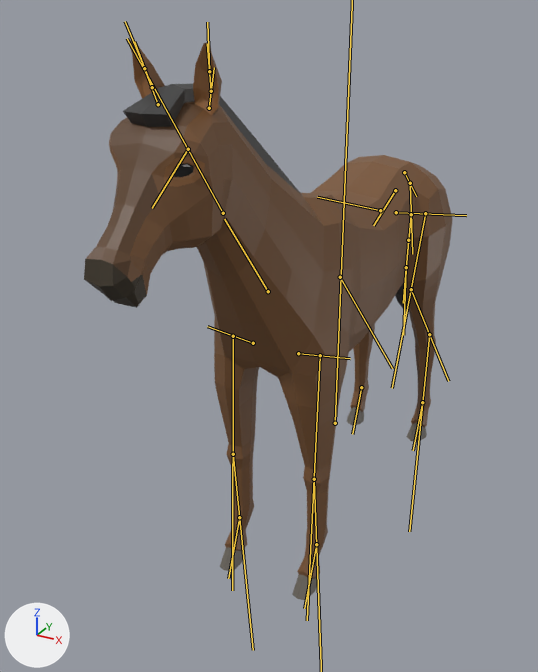
Renders of the glTF model public/dunia-hewan/models/horse.glb from each side of a commit.
The view is the same before and after, from a camera (50 mm lens) standing at (1.17, -2.76, 2.13) and looking at (-0.23, -0.22, 0.86). Lighting does not change. The marker at lower left points along +X, +Y and +Z. The older version comes first. The bones that change are drawn over the model as lines.
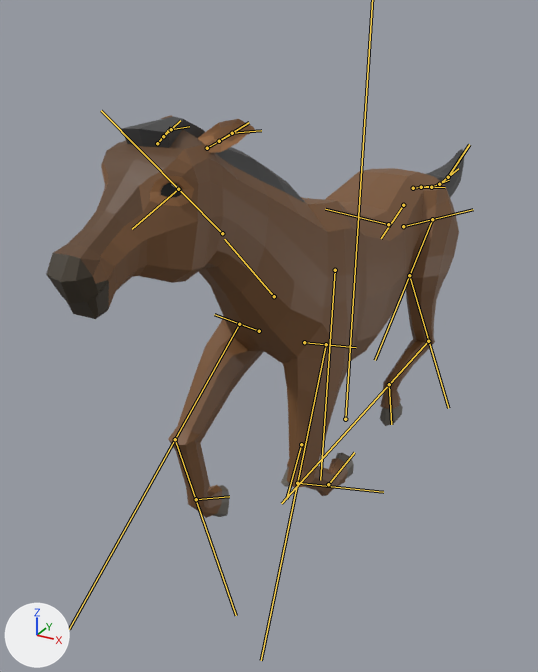
The newer file adds an action. The first version stands in its rest pose; the second is drawn at frame 5 of the action 'Gallop'.

What the commit changed:
Bone 'Body' (bone_body) moves from (0.0, 0.0, 0.0) to (0.05, -0.02, -0.16).
Bone 'Body' (bone_body) turns from (0, 0, 0) to (-2, -1, 0) degrees about its own x, y and z.
Bone 'Back' (bone_back) moves from (0.0, 0.0, 0.0) to (0.0, 0.2, 0.03).
Bone 'Neck1' (bone_neck1) turns from (0, 0, 0) to (-9, 0, 0) degrees about its own x, y and z.
Bone 'Neck3' (bone_neck3) turns from (0, 0, 0) to (-5, 0, 0) degrees about its own x, y and z.
Bone 'Head' (bone_head) turns from (0, 0, 0) to (31, 0, 1) degrees about its own x, y and z.
Bone 'Ear2L' (bone_ear2l) turns from (0, 0, 0) to (-6, 35, 58) degrees about its own x, y and z.
Bone 'Ear3L' (bone_ear3l) turns from (0, 0, 0) to (-5, -1, 11) degrees about its own x, y and z.
Bone 'Ear4L' (bone_ear4l) turns from (0, 0, 0) to (-12, -1, 14) degrees about its own x, y and z.
Bone 'Ear2R' (bone_ear2r) turns from (0, 0, 0) to (-6, -35, -58) degrees about its own x, y and z.
Bone 'Ear3R' (bone_ear3r) turns from (0, 0, 0) to (-8, 2, -13) degrees about its own x, y and z.
Bone 'Ear4R' (bone_ear4r) turns from (0, 0, 0) to (-10, 1, -12) degrees about its own x, y and z.
Bone 'FrontShoulderL' (bone_frontshoulderl) moves from (0.0, 0.0, 0.0) to (-0.15, 0.02, -0.01).
Bone 'FrontUpperLegL' (bone_frontupperlegl) turns from (0, 0, 0) to (-17, -1, 1) degrees about its own x, y and z.
Bone 'FrontLowerLegL' (bone_frontlowerlegl) turns from (0, 0, 0) to (-69, 0, 0) degrees about its own x, y and z.
Bone 'FrontShoulderR' (bone_frontshoulderr) moves from (0.0, 0.0, 0.0) to (0.15, 0.02, -0.02).
Bone 'FrontUpperLegR' (bone_frontupperlegr) turns from (0, 0, 0) to (-53, -1, 1) degrees about its own x, y and z.
Bone 'FrontLowerLegR' (bone_frontlowerlegr) turns from (0, 0, 0) to (-67, 0, 0) degrees about its own x, y and z.
Bone 'BackShoulderL' (bone_backshoulderl) turns from (0, 0, 0) to (-6, -34, 19) degrees about its own x, y and z.
Bone 'BackLegL' (bone_backlegl) turns from (0, 0, 0) to (-3, -5, 9) degrees about its own x, y and z.
Bone 'BackUpperLegL' (bone_backupperlegl) turns from (0, 0, 0) to (29, 3, 8) degrees about its own x, y and z.
Bone 'BackLowerLegL' (bone_backlowerlegl) turns from (0, 0, 0) to (67, 3, 0) degrees about its own x, y and z.
Bone 'BackShoulderR' (bone_backshoulderr) turns from (0, 0, 0) to (2, 38, -1) degrees about its own x, y and z.
Bone 'BackUpperLegR' (bone_backupperlegr) turns from (0, 0, 0) to (-1, 0, 0) degrees about its own x, y and z.
Bone 'Tail2' (bone_tail2) turns from (0, 0, 0) to (30, 0, 0) degrees about its own x, y and z.
Bone 'Tail3' (bone_tail3) turns from (0, 0, 0) to (33, 0, 0) degrees about its own x, y and z.
Bone 'Tail4' (bone_tail4) turns from (0, 0, 0) to (30, 0, 0) degrees about its own x, y and z.
Bone 'Tail5' (bone_tail5) turns from (0, 0, 0) to (5, 0, 0) degrees about its own x, y and z.
Bone 'Tail6' (bone_tail6) turns from (0, 0, 0) to (6, 0, 0) degrees about its own x, y and z.
Bone 'IKBackLegL' (bone_ikbacklegl) moves from (0.0, 0.0, 0.0) to (0.0, -0.32, -1.6).
Bone 'IKBackLegL' (bone_ikbacklegl) turns from (0, 0, 0) to (39, 0, 0) degrees about its own x, y and z.
Bone 'IKFrontLegL' (bone_ikfrontlegl) moves from (0.0, 0.0, 0.0) to (0.0, -0.58, 0.02).
Bone 'IKFrontLegL' (bone_ikfrontlegl) turns from (0, 0, 0) to (111, 0, 0) degrees about its own x, y and z.
Bone 'IKBackLegR' (bone_ikbacklegr) moves from (0.0, 0.0, 0.0) to (0.0, 0.57, -1.68).
Bone 'IKBackLegR' (bone_ikbacklegr) turns from (0, 0, 0) to (-14, 0, 0) degrees about its own x, y and z.
Bone 'IKFrontLegR' (bone_ikfrontlegr) moves from (0.0, 0.0, 0.0) to (0.0, -0.36, -0.91).
Bone 'IKFrontLegR' (bone_ikfrontlegr) turns from (0, 0, 0) to (81, 0, 0) degrees about its own x, y and z.

Pixel boxes [x1, y1, x2, y2] of what changed, in the pictures (538 x 672 px):
'Cube', posed (6% wider, 25% shorter): before [109, 40, 453, 579]; after [93, 115, 459, 518]
'Cube_1', posed (29% wider, 15% shorter): before [86, 103, 204, 277]; after [53, 129, 205, 276]
'Cube_4', posed (20% wider, 62% shorter): before [123, 84, 408, 312]; after [121, 116, 464, 203]
'Cube_2', posed (41% wider, 40% shorter): before [111, 41, 219, 187]; after [102, 119, 255, 206]
'Cube_5', posed (34% taller): before [84, 259, 147, 308]; after [46, 253, 109, 319]
'Cube_3', posed (8% narrower, 41% shorter): before [220, 407, 427, 600]; after [213, 404, 403, 517]
bone 'Back', root to tip: before (395, 190) to (373, 225); after (403, 205) to (381, 238)
bone 'Neck1', root to tip: before (268, 291) to (224, 219); after (274, 296) to (224, 239)
bone 'Neck3', root to tip: before (223, 213) to (127, 38); after (222, 233) to (101, 110)
bone 'Head', root to tip: before (188, 149) to (152, 208); after (178, 189) to (132, 229)
bone 'Ear2L', root to tip: before (209, 108) to (214, 67); after (207, 148) to (235, 132)
bone 'Ear3L', root to tip: before (211, 91) to (207, 43); after (219, 141) to (249, 122)
bone 'Ear4L', root to tip: before (209, 71) to (207, 22); after (232, 133) to (261, 130)
bone 'Ear2R', root to tip: before (158, 104) to (143, 65); after (157, 143) to (171, 127)
bone 'Ear3R', root to tip: before (152, 87) to (134, 41); after (163, 136) to (180, 120)
bone 'Ear4R', root to tip: before (144, 68) to (125, 21); after (171, 129) to (189, 126)
bone 'FrontShoulderL', root to tip: before (298, 353) to (350, 358); after (304, 342) to (356, 347)
bone 'FrontUpperLegL', root to tip: before (320, 355) to (307, 620); after (326, 344) to (261, 660)
bone 'FrontShoulderR', root to tip: before (253, 343) to (207, 326); after (259, 331) to (214, 314)
bone 'FrontUpperLegR', root to tip: before (233, 336) to (232, 590); after (239, 324) to (69, 629)
bone 'FrontLowerLegR', root to tip: before (233, 454) to (253, 650); after (175, 439) to (236, 615)
bone 'BackShoulderL', root to tip: before (396, 212) to (466, 215); after (403, 226) to (473, 209)
bone 'BackLegL', root to tip: before (425, 213) to (392, 388); after (432, 219) to (375, 360)
bone 'BackUpperLegL', root to tip: before (411, 289) to (448, 381); after (409, 275) to (448, 408)
bone 'BackLowerLegL', root to tip: before (429, 334) to (409, 531); after (428, 341) to (281, 503)
bone 'BackShoulderR', root to tip: before (380, 210) to (317, 197); after (388, 224) to (325, 209)
bone 'BackUpperLegR', root to tip: before (340, 277) to (392, 368); after (335, 270) to (320, 480)
bone 'Tail2', root to tip: before (404, 172) to (416, 196); after (413, 188) to (430, 186)
bone 'Tail3', root to tip: before (410, 183) to (412, 254); after (421, 187) to (445, 187)
bone 'Tail4', root to tip: before (411, 214) to (405, 273); after (431, 187) to (449, 180)
bone 'Tail5', root to tip: before (408, 240) to (403, 303); after (439, 184) to (458, 168)
bone 'Tail6', root to tip: before (406, 267) to (403, 335); after (448, 177) to (469, 144)
bone 'IKBackLegL', root to tip: before (422, 402) to (413, 450); after (389, 384) to (391, 424)
bone 'IKFrontLegL', root to tip: before (316, 544) to (304, 608); after (328, 484) to (354, 452)
bone 'IKBackLegR', root to tip: before (361, 387) to (352, 434); after (301, 444) to (286, 499)
bone 'IKFrontLegR', root to tip: before (239, 517) to (228, 578); after (196, 499) to (229, 496)
